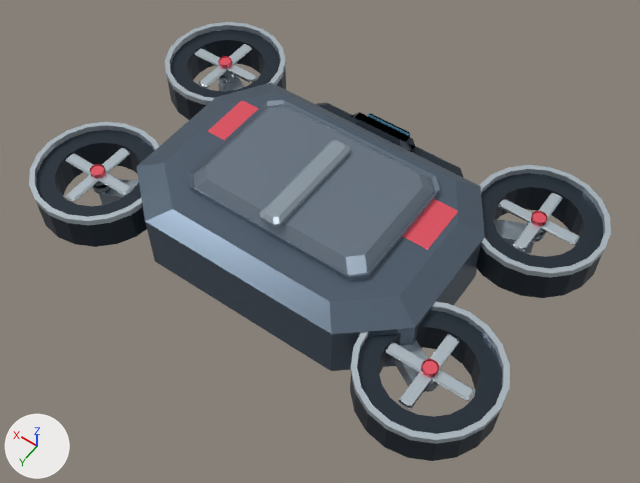
The FBX model Assets/Models/SF_GuardDrone_GV.fbx as it was, and as the next commit left it.
One viewpoint serves both versions: a 50 mm lens placed at (-1.78, 2.48, 3.63), pointed at (-0.09, 0.12, -0.09). Every picture has the same lights, and +X, +Y and +Z are marked at lower left. The older version comes first. Where no turn or scale is listed for an object, it has been applied to the vertices.

Objects in the first picture: 'GuardArmouredChassis', 'Rotor0', 'Rotor1', 'Rotor2', 'Rotor3'.
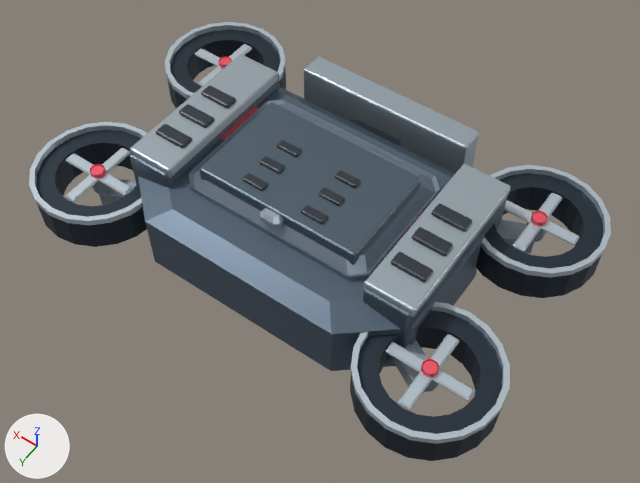
What the commit changed:
Material 'VU_Graphite.002' (mat_vu_graphite_002) is new.
Its base color is (0.105, 0.145, 0.18) (greyish blue #5b6a76).
Its metallic is 0.6.
Its roughness is 0.43.
Material 'VU_Glass.002' (mat_vu_glass_002) is new.
Its base color is (0.045, 0.17, 0.22) (cyan #3c7381).
Its metallic is 0.25.
Its roughness is 0.43.
Material 'VU_Recess.002' (mat_vu_recess_002) is new.
Its base color is (0.025, 0.035, 0.045) (dark blue #2c353c).
Its metallic is 0.1.
Its roughness is 0.43.
Material 'VU_GuardGlow.002' (mat_vu_guardglow_002) is new.
Its base color is (0.75, 0.08, 0.1) (red #e15059).
Its metallic is 0.15.
Its roughness is 0.43.
Its emission color is (0.75, 0.08, 0.1) (red #e15059).
Its emission strength is 0.5.
Material 'VU_Titanium.002' (mat_vu_titanium_002) is new.
Its base color is (0.4, 0.47, 0.51) (grey #aab6bd).
Its metallic is 0.6.
Its roughness is 0.43.
Mesh me_cube is new.
It has 1428 vertices, 1374 faces and spans x -0.86..0.86, y -0.8..0.41, z -0.68..0.07.
Faces by material slot: [162, 630, 486, 54, 42].
It uses material mat_vu_graphite_002 (greyish blue #5b6a76).
It uses material mat_vu_recess_002 (dark blue #2c353c).
It uses material mat_vu_titanium_002 (grey #aab6bd).
It uses material mat_vu_glass_002 (cyan #3c7381).
It uses material mat_vu_guardglow_002 (red #e15059, glowing red #e15059).
Object 'VU_GuardPrecisionAssembly' (ob_vu_guardprecisionassembly) is new; it shows me_cube.
Its location is (0.0, 0.08, 0.3).

Boxes [x1, y1, x2, y2] around the edits, measured in the pictures (640 x 483 px):
'VU_GuardPrecisionAssembly', added: after [130, 54, 510, 348]
    faces in mat_vu_titanium_002 (grey #aab6bd): [130, 54, 510, 317]
    faces in mat_vu_graphite_002 (greyish blue #5b6a76): [130, 74, 508, 348]
    faces in mat_vu_recess_002 (dark blue #2c353c): [156, 85, 472, 282]
